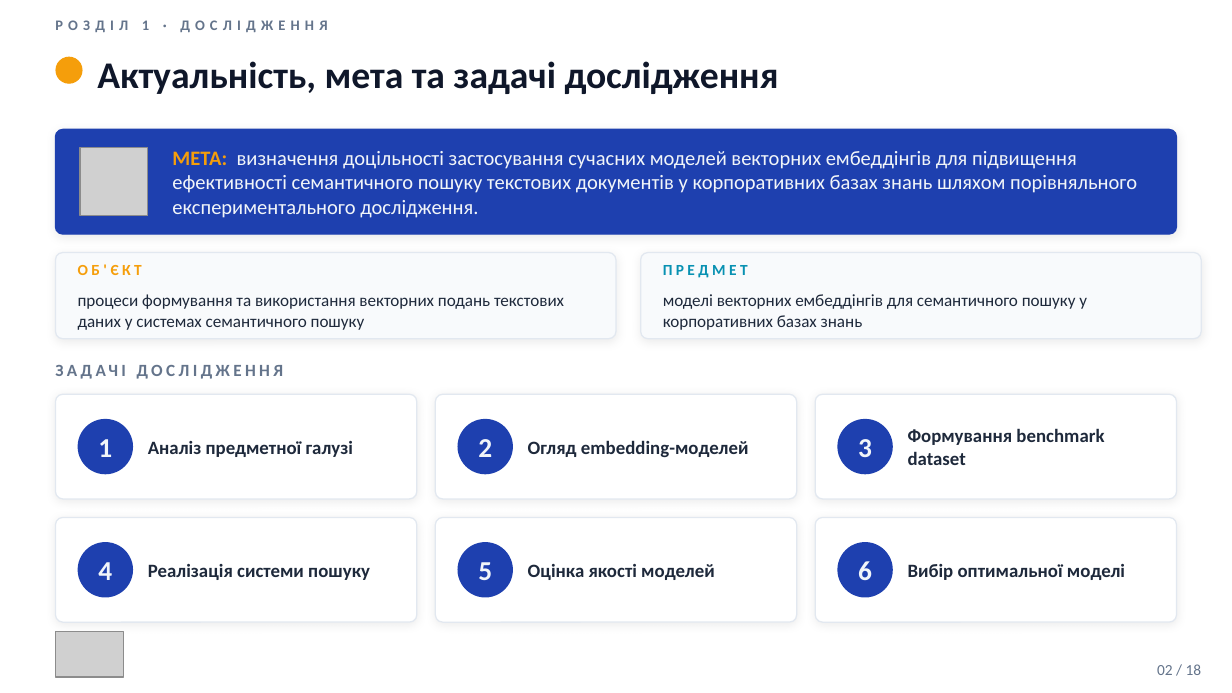
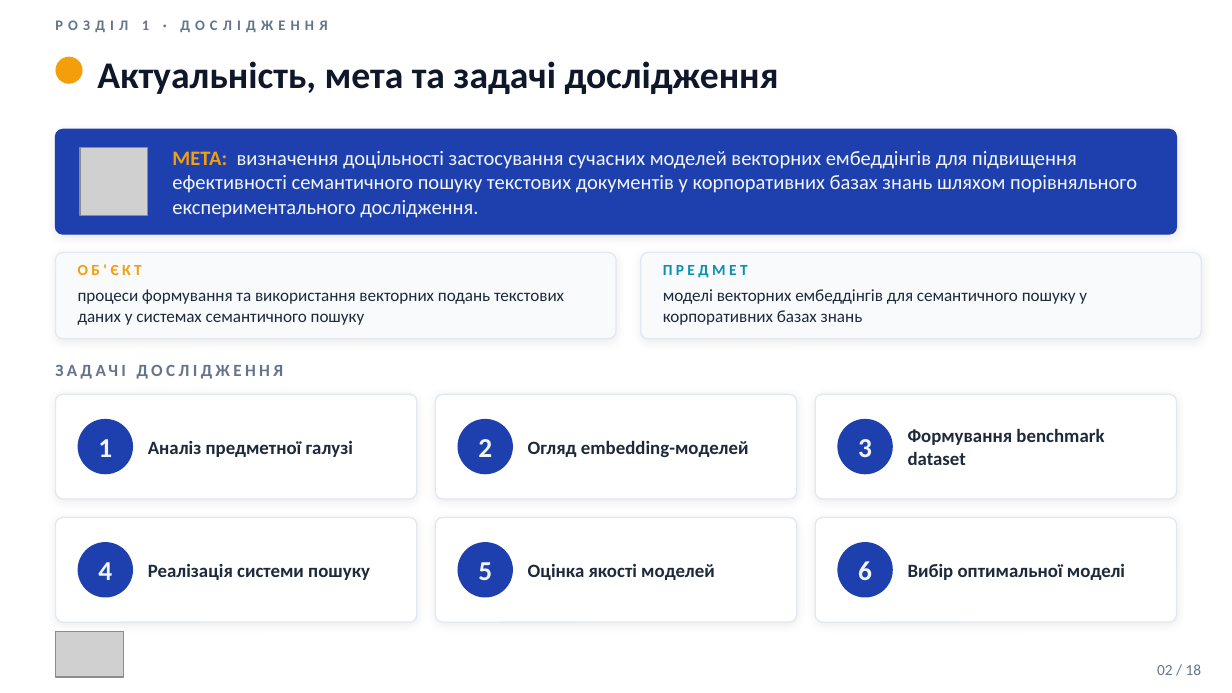
Before and after one commit to vitaliinnest/kb-semantic-search-benchmark, a slide deck: slide 2 of thesis/Nesterenko_Presentation.pptx. Drawn at 1232x693 pixels with LibreOffice and Linux fonts; fonts in the diff are those of the drawing; grey boxes stand for pictures. Boxes give left, top, right and bottom in pixels: in the first picture for what was removed or moved away, otherwise in the second. Text is boxed around its words. In the diff, an @@ line names an element or a change of style, - is before the commit and + after.

```diff
--- a/thesis/Nesterenko_Presentation.pptx
+++ b/thesis/Nesterenko_Presentation.pptx
@@ text "процеси формування та використання векторних ...": place and size @@
-text "процеси формування та використання векторних ..." at <box>78,294,564,330</box>
+text "процеси формування та використання векторних ..." at <box>78,289,564,325</box>
@@ text "моделі векторних ембеддінгів для семантичного ...": place and size @@
-text "моделі векторних ембеддінгів для семантичного ..." at <box>663,294,1087,330</box>
+text "моделі векторних ембеддінгів для семантичного ..." at <box>663,289,1087,325</box>
```
Also in this commit, not shown: 12 other slides changed.
